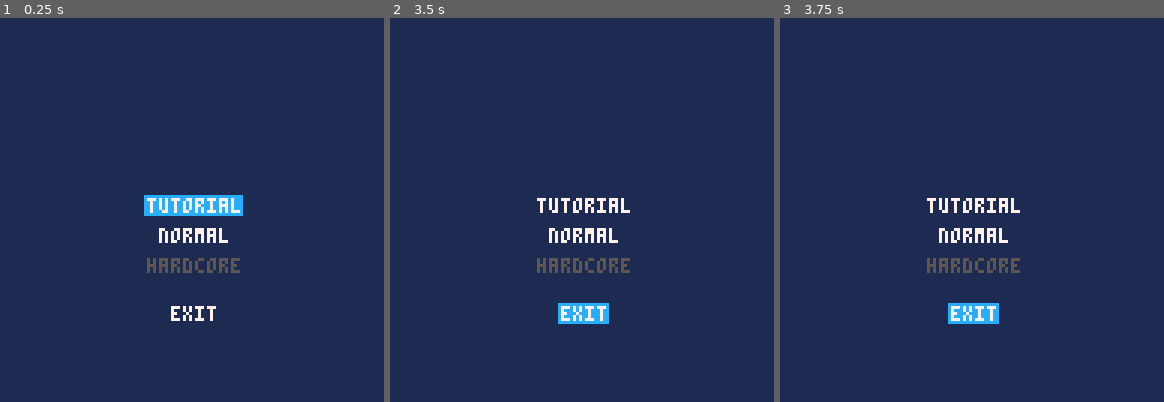
Above: before the commit, frames 1-3 (left to right).
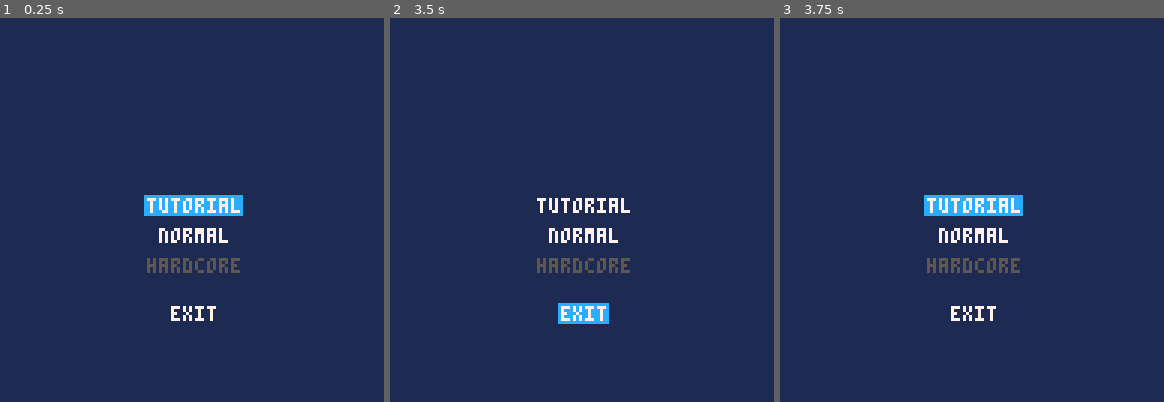
Above: after the commit, the same moments.

Repository: Beetrootmonkey/LudumDare45
Game: PICO-8 cartridge ld45mm.p8
Two runs of this game, one before a commit and one after it. Both use one fixed random seed, a clock stepped at 60 frames per second and the inputs below.
Inputs:
- Up to frame 1 (0.25 s): no input
- Up to frame 2 (3.5 s): tap X (X key) at 0.33, 1.07, 1.85, 2.97 s; tap O (Z key) at 0.7, 1.7, 2.1, 2.5, 2.9, 3.3 s; hold Right 1.6-2.1 s; hold Up 2.15-2.42 s; hold Right 2.47-3.03 s; hold Left from 3.08 s (still down)
- Up to frame 3 (3.75 s): release Left at 3.58 s; hold Down from 3.63 s (still down); tap O (Z key) at 3.7 s

Frames 1-2 are identical in both runs. In frame 3, 1.5% of the frame differs, in the area x 37-64%, y 46-80%.

Commit message:
Update ld45mm.p8

Diff:
--- a/ld45mm.p8
+++ b/ld45mm.p8
@@ -32,7 +32,12 @@
   label = props.label,
   disabled = props.disabled or false,
   onClick = function(self)
-   if not self.disabled then props.onClick() end
+   if not self.disabled then
+    -- props.onClick()
+    sfx(1)
+   else
+   sfx(2)
+   end
   end,
   offset = props.offset or offsetPerOption
  }
@@ -41,11 +46,16 @@
 
 
 function _update()
- if btnp(up) then focusedOption -= 1 end
- if btnp(down) then focusedOption += 1 end
+ if btnp(up) then
+  focusedOption -= 1
+  sfx(0)
+ elseif btnp(down) then
+  focusedOption += 1
+  sfx(0)
+ end
  focusedOption %= #options
 
- if btn(fire1) or btn(fire2) then
+ if btnp(fire1) or btn(fire2) then
   options[focusedOption + 1]:onClick()
  end
 
@@ -75,8 +85,7 @@
 end
 
 
-__gfx__
-__gff__
-__map__
 
 
+
+
Not shown, changed: the music (__music__) section of ld45mm.p8
Not shown, changed: the sound effects (__sfx__) section of ld45mm.p8
